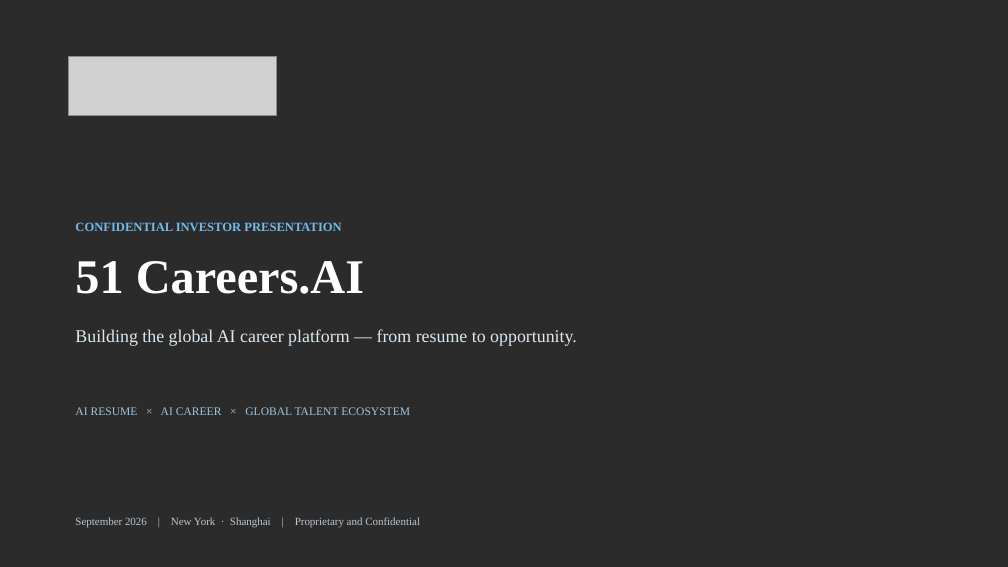
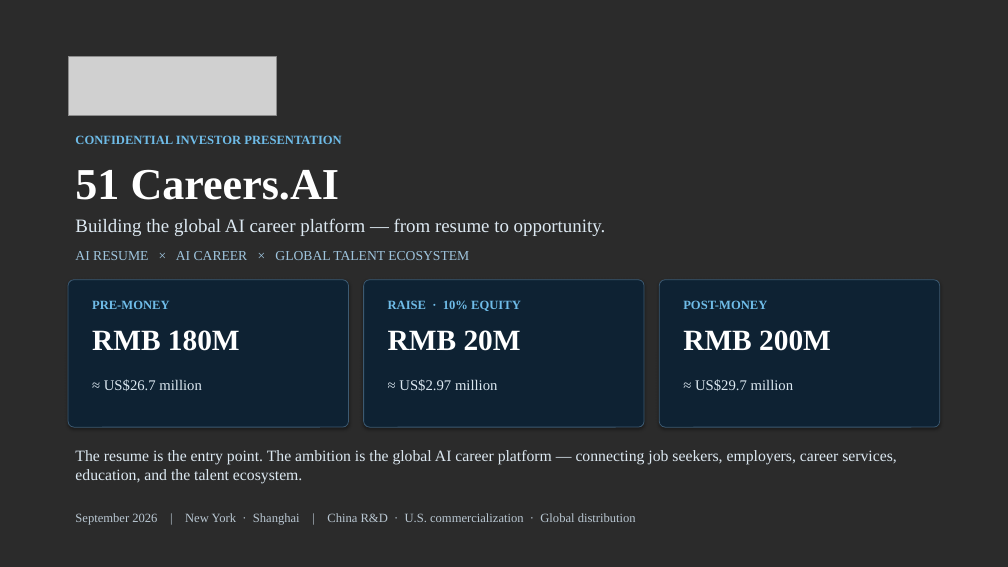
Before and after one commit to anthonyleedu/anthonyleedu, a slide deck: slide 1 of 51Careers_AI_Investor_Overview.pptx. Drawn at 1008x567 pixels with LibreOffice and Linux fonts; fonts in the diff are those of the drawing; grey boxes stand for pictures; background and template pictures are left out; a plain dark background stands for a picture behind light text. Boxes give left, top, right and bottom in pixels: in the first picture for what was removed or moved away, otherwise in the second. Text is boxed around its words. In the diff, an @@ line names an element or a change of style, - is before the commit and + after.

```diff
--- a/51Careers_AI_Investor_Overview.pptx
+++ b/51Careers_AI_Investor_Overview.pptx
@@ text "CONFIDENTIAL INVESTOR PRESENTATION": place and size @@
-text "CONFIDENTIAL INVESTOR PRESENTATION" at [75,222,341,231]
+text "CONFIDENTIAL INVESTOR PRESENTATION" at [75,135,341,144]
@@ text "51 Careers.AI": place and size @@
-text "51 Careers.AI" at [75,261,364,294]
+text "51 Careers.AI" at [75,169,339,200]
@@ text "51 Careers.AI" at [75,169,339,200]: size 46 to 42 pt @@
@@ text "Building the global AI career ...": place and size @@
-text "Building the global AI career ..." at [75,329,577,346]
+text "Building the global AI career ..." at [75,218,606,236]
@@ text "Building the global AI career ..." at [75,218,606,236]: size 17 to 18 pt @@
@@ text "AI RESUME × AI CAREER ...": place and size @@
-text "AI RESUME × AI CAREER ..." at [75,407,410,415]
+text "AI RESUME × AI CAREER ..." at [75,251,469,260]
@@ text "AI RESUME × AI CAREER ..." at [75,251,469,260]: size 11 to 13 pt @@
@@ rounded rectangle added at [68,280,349,427], fill #0E2233, outline #3C5A72 0.75 pt @@
@@ rounded rectangle added at [364,280,644,427], fill #0E2233, outline #3C5A72 0.75 pt @@
@@ rounded rectangle added at [659,280,940,427], fill #0E2233, outline #3C5A72 0.75 pt @@
@@ text added at [92,300,170,309], 12 pt, text #6FBCE8, bold @@
+PRE-MONEY
@@ text added at [388,300,521,311], 12 pt, text #6FBCE8, bold @@
+RAISE · 10% EQUITY
@@ text added at [683,300,767,309], 12 pt, text #6FBCE8, bold @@
+POST-MONEY
@@ text added at [92,330,240,351], 28 pt, text #FFFFFF, bold @@
+RMB 180M
@@ text added at [388,330,521,351], 28 pt, text #FFFFFF, bold @@
+RMB 20M
@@ text added at [683,330,831,351], 28 pt, text #FFFFFF, bold @@
+RMB 200M
@@ text added at [104,379,201,391], 14 pt, text #DCE8F1 @@
+≈ US$26.7 million
@@ text added at [399,379,497,391], 14 pt, text #DCE8F1 @@
+≈ US$2.97 million
@@ text added at [695,379,793,391], 14 pt, text #DCE8F1 @@
+≈ US$29.7 million
@@ text added at [75,450,897,484], 15 pt, text #DCE8F1 @@
+The resume is the entry point. The ambition is the global AI career platform — connecting job seekers, employers, career services, education, and the talent ecosystem.
@@ text at [75,513,636,525]: text changed; size 10.5 to 12 pt @@
-September 2026 | New York · Shanghai | Proprietary and Confidential
+September 2026 | New York · Shanghai | China R&D · U.S. commercialization · Global distribution
```
Also in this commit, not shown: 28 other slides changed, 1 other file.
